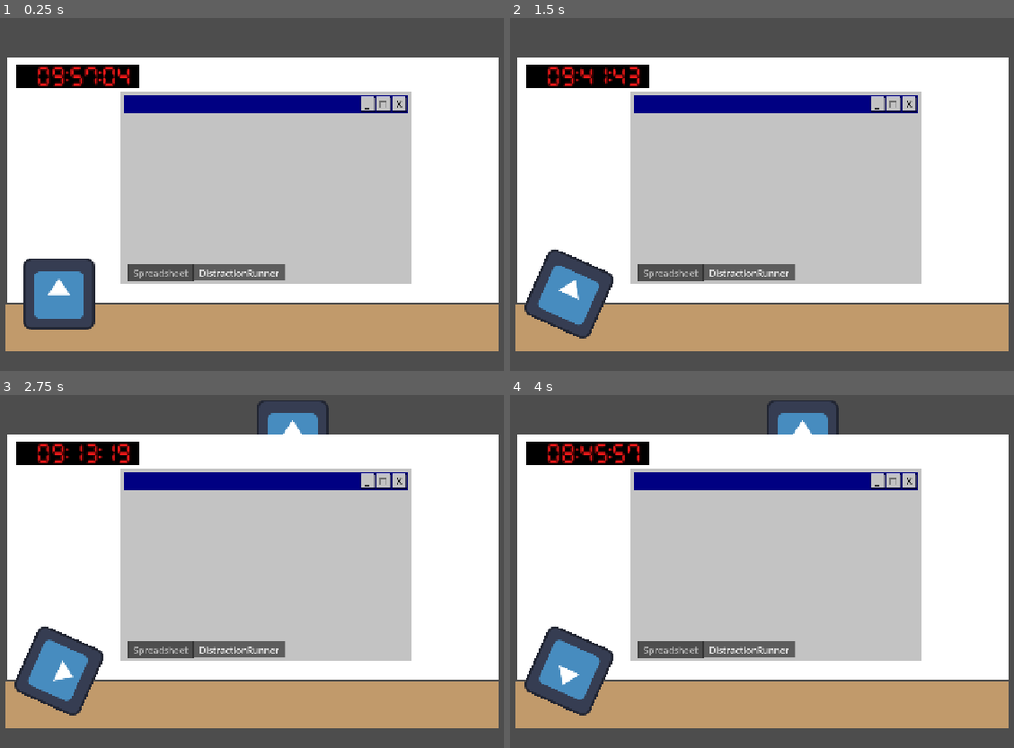
Above: before the commit, frames 1-4 (two rows, left to right).
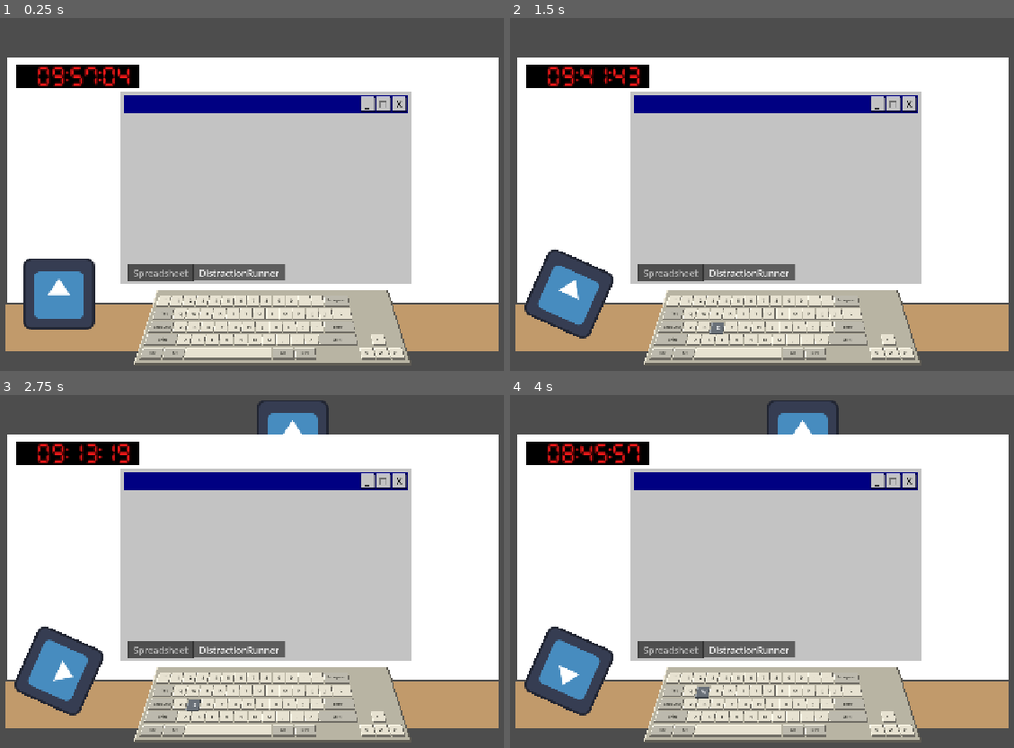
Above: after the commit, the same moments.

Repository: Jelleas/gmtk-2026
Game: Godot game, scene res://src/office/office.tscn
The game is run twice, just before and just after one commit, with the same random seed, the same clock (stepped at 60 frames per second) and the same inputs. This scene is started directly instead of the project's main scene. The engine's default icon, where the game draws it, is replaced by a stand-in: a white triangle on a blue panel in a dark square.
Inputs (mouse positions are in pixels of both pictures, inside the frame that each line leads up to):
- Up to frame 1 (0.25 s): no input
- Up to frame 2 (1.5 s): click "X" at 0.5 s; tap Enter at 1.25 s; move the mouse to (570, 293) at 1.27 s; hold D from 1.28 s (still down); tap 0 at 1.35 s; click (570, 293) at 1.42 s
- Up to frame 3 (2.75 s): tap 1 at 1.55, 2.1 s; move the mouse to (105, 585) at 2.02 s; release D at 2.03 s; hold S from 2.03 s (still down); tap 2 at 2.3 s
- Up to frame 4 (4 s): move the mouse to (832, 476) at 2.77 s; release S at 2.78 s; hold D 2.78-3.53 s; tap 2 at 2.85 s; tap 3 at 3.05, 3.6 s; move the mouse to (726, 649) at 3.52 s; hold W from 3.53 s (still down); click (726, 649) at 3.67 s; tap 4 at 3.8 s

The runs differ from the first frame. In frame 1, 10% of the frame differs, in the area x 26-82%, y 77-99%; in frame 2, 10%; in frame 3, 10%; in frame 4, 10%.

Commit message:
add keyboard that mimics inputs

Diff:
--- /dev/null
+++ b/src/keyboard/keyboard.gd
@@ -0,0 +1,246 @@
+extends Node2D
+
+const KEY_SIZE := Vector2(40.0, 38.0)
+const KEY_GAP := 4.0
+const KEY_PRESS_OFFSET := 3.0
+const FONT_SIZE := 16
+const KEY_CAP_DEPTH := 5.0
+const PERSPECTIVE_TOP_SCALE := 0.85
+const PERSPECTIVE_DEPTH_SCALE := 0.92
+const FRONT_LIP_DEPTH := 8.0
+
+const BODY_COLOR := Color("b8b4a3")
+const BODY_HIGHLIGHT_COLOR := Color("ebe5d2")
+const BODY_SHADOW_COLOR := Color("5e5b53")
+const KEY_COLOR := Color("e7e2d1")
+const MODIFIER_KEY_COLOR := Color("bcb9ad")
+const KEY_HIGHLIGHT_COLOR := Color("fffbea")
+const KEY_SHADOW_COLOR := Color("706d65")
+const KEY_TEXT_COLOR := Color("292923")
+const PRESSED_KEY_COLOR := Color("697078")
+const PRESSED_KEY_HIGHLIGHT_COLOR := Color("9aa1a7")
+const PRESSED_KEY_SHADOW_COLOR := Color("3e4348")
+const PRESSED_KEY_TEXT_COLOR := Color("ffffff")
+
+var keys: Array[Dictionary] = []
+var pressed_keys: Dictionary = {}
+var keyboard_size := Vector2.ZERO
+
+
+func _ready() -> void:
+	_build_layout()
+	queue_redraw()
+
+
+func _unhandled_key_input(event: InputEvent) -> void:
+	var key_event := event as InputEventKey
+	if key_event == null:
+		return
+
+	var key_id := _key_id_for_event(key_event)
+	if key_id.is_empty():
+		return
+
+	pressed_keys[key_id] = event.pressed
+	queue_redraw()
+
+
+func _draw() -> void:
+	if keys.is_empty():
+		return
+
+	var body_rect := Rect2(Vector2(-16.0, -18.0), keyboard_size + Vector2(32.0, 32.0))
+	var body_quad := _project_rect(body_rect)
+	body_quad[0].x += 8.0 # Top-left inward.
+	body_quad[1].x -= 8.0 # Top-right inward.
+	var front_lip := PackedVector2Array([
+		body_quad[3],
+		body_quad[2],
+		body_quad[2] + Vector2(4.0, FRONT_LIP_DEPTH),
+		body_quad[3] + Vector2(-4.0, FRONT_LIP_DEPTH),
+	])
+	draw_colored_polygon(front_lip, BODY_SHADOW_COLOR)
+	draw_colored_polygon(body_quad, BODY_COLOR)
+	draw_line(body_quad[0], body_quad[1], BODY_HIGHLIGHT_COLOR, 3.0)
+	draw_line(body_quad[0], body_quad[3], BODY_HIGHLIGHT_COLOR, 3.0)
+	draw_line(body_quad[3], body_quad[2], BODY_SHADOW_COLOR, 4.0)
+	draw_line(body_quad[2], body_quad[1], BODY_SHADOW_COLOR, 4.0)
+
+	var font := ThemeDB.fallback_font
+	for key in keys:
+		var is_pressed: bool = pressed_keys.get(key.id, false)
+		var rect: Rect2 = key.rect
+		if is_pressed:
+			rect.position.y += KEY_PRESS_OFFSET
+
+		var key_color: Color = PRESSED_KEY_COLOR if is_pressed else (MODIFIER_KEY_COLOR if _is_modifier(key.id) else KEY_COLOR)
+		var highlight_color: Color = PRESSED_KEY_HIGHLIGHT_COLOR if is_pressed else KEY_HIGHLIGHT_COLOR
+		var shadow_color: Color = PRESSED_KEY_SHADOW_COLOR if is_pressed else KEY_SHADOW_COLOR
+		var cap_rect := Rect2(rect.position, Vector2(rect.size.x, rect.size.y - KEY_CAP_DEPTH))
+		var key_quad := _project_rect(rect)
+		var cap_quad := _project_rect(cap_rect)
+		draw_colored_polygon(key_quad, shadow_color)
+		draw_colored_polygon(cap_quad, key_color)
+		draw_line(cap_quad[0], cap_quad[1], highlight_color, 2.0)
+		draw_line(cap_quad[0], cap_quad[3], highlight_color, 2.0)
+		draw_line(cap_quad[3], cap_quad[2], shadow_color, 2.0)
+		draw_line(cap_quad[2], cap_quad[1], shadow_color, 2.0)
+
+		var base_font_size := 12 if key.label.length() > 2 else FONT_SIZE
+		var font_size := maxi(10, roundi(base_font_size * _perspective_scale(rect.get_center().y)))
+		var projected_height := cap_quad[3].y - cap_quad[0].y
+		var text_y := cap_quad[0].y + (projected_height + font_size) * 0.5 - 2.0
+		draw_string(font, Vector2(cap_quad[0].x, text_y), key.label, HORIZONTAL_ALIGNMENT_CENTER, cap_quad[1].x - cap_quad[0].x, font_size, PRESSED_KEY_TEXT_COLOR if is_pressed else KEY_TEXT_COLOR)
+
+
+func _project_rect(rect: Rect2) -> PackedVector2Array:
+	return PackedVector2Array([
+		_project_point(rect.position),
+		_project_point(Vector2(rect.end.x, rect.position.y)),
+		_project_point(rect.end),
+		_project_point(Vector2(rect.position.x, rect.end.y)),
+	])
+
+
+func _project_point(point: Vector2) -> Vector2:
+	var scale := _perspective_scale(point.y)
+	var center_x := keyboard_size.x * 0.5
+	return Vector2(center_x + (point.x - center_x) * scale, point.y * PERSPECTIVE_DEPTH_SCALE)
+
+
+func _perspective_scale(y: float) -> float:
+	var depth := clampf(y / keyboard_size.y, 0.0, 1.0)
+	return lerpf(PERSPECTIVE_TOP_SCALE, 1.0, depth)
+
+
+func _build_layout() -> void:
+	keys.clear()
+	keyboard_size = Vector2.ZERO
+	_add_row(["GRAVE", "1", "2", "3", "4", "5", "6", "7", "8", "9", "0", "MINUS", "EQUAL", "BACKSPACE"], 0.0, 0.0, [1.0, 1.0, 1.0, 1.0, 1.0, 1.0, 1.0, 1.0, 1.0, 1.0, 1.0, 1.0, 1.0, 2.0])
+	_add_row(["TAB", "Q", "W", "E", "R", "T", "Y", "U", "I", "O", "P", "LEFT_BRACKET", "RIGHT_BRACKET", "BACKSLASH"], 0.0, 1.0, [1.5, 1.0, 1.0, 1.0, 1.0, 1.0, 1.0, 1.0, 1.0, 1.0, 1.0, 1.0, 1.0, 1.5])
+	_add_row(["CAPS_LOCK", "A", "S", "D", "F", "G", "H", "J", "K", "L", "SEMICOLON", "APOSTROPHE", "ENTER"], 0.0, 2.0, [1.75, 1.0, 1.0, 1.0, 1.0, 1.0, 1.0, 1.0, 1.0, 1.0, 1.0, 1.0, 2.25])
+	_add_row(["SHIFT", "Z", "X", "C", "V", "B", "N", "M", "COMMA", "PERIOD", "SLASH", "SHIFT"], 0.0, 3.0, [2.25, 1.0, 1.0, 1.0, 1.0, 1.0, 1.0, 1.0, 1.0, 1.0, 1.0, 2.75])
+	_add_row(["CONTROL", "ALT", "SPACE", "ALT", "CONTROL"], 0.0, 4.0, [1.5, 1.5, 6.0, 1.5, 1.5])
+	_add_key("UP", 16.0, 3.0)
+	_add_key("LEFT", 15.0, 4.0)
+	_add_key("DOWN", 16.0, 4.0)
+	_add_key("RIGHT", 17.0, 4.0)
+
+	for key in keys:
+		keyboard_size.x = maxf(keyboard_size.x, key.rect.end.x)
+		keyboard_size.y = maxf(keyboard_size.y, key.rect.end.y)
+
+
+func _add_row(labels: Array[String], start_x: float, row: float, widths: Array[float] = []) -> void:
+	var x := start_x
+	for index in labels.size():
+		var width := widths[index] if not widths.is_empty() else 1.0
+		_add_key(labels[index], x, row, width)
+		x += width
+
+
+func _add_key(key_id: String, x_units: float, y_units: float, width_units := 1.0) -> void:
+	var width := KEY_SIZE.x * width_units + KEY_GAP * (width_units - 1.0)
+	var position := Vector2(x_units * (KEY_SIZE.x + KEY_GAP), y_units * (KEY_SIZE.y + KEY_GAP))
+	keys.append({
+		"id": key_id,
+		"label": _label_for_key(key_id),
+		"rect": Rect2(position, Vector2(width, KEY_SIZE.y)),
+	})
+
+
+func _key_id_for_event(event: InputEventKey) -> String:
+	var keycode := event.physical_keycode if event.physical_keycode != KEY_NONE else event.keycode
+	match keycode:
+		KEY_QUOTELEFT: return "GRAVE"
+		KEY_0: return "0"
+		KEY_1: return "1"
+		KEY_2: return "2"
+		KEY_3: return "3"
+		KEY_4: return "4"
+		KEY_5: return "5"
+		KEY_6: return "6"
+		KEY_7: return "7"
+		KEY_8: return "8"
+		KEY_9: return "9"
+		KEY_MINUS: return "MINUS"
+		KEY_EQUAL: return "EQUAL"
+		KEY_BACKSPACE: return "BACKSPACE"
+		KEY_TAB: return "TAB"
+		KEY_A: return "A"
+		KEY_B: return "B"
+		KEY_C: return "C"
+		KEY_D: return "D"
+		KEY_E: return "E"
+		KEY_F: return "F"
+		KEY_G: return "G"
+		KEY_H: return "H"
+		KEY_I: return "I"
+		KEY_J: return "J"
+		KEY_K: return "K"
+		KEY_L: return "L"
+		KEY_M: return "M"
+		KEY_N: return "N"
+		KEY_O: return "O"
+		KEY_P: return "P"
+		KEY_Q: return "Q"
+		KEY_R: return "R"
+		KEY_S: return "S"
+		KEY_T: return "T"
+		KEY_U: return "U"
+		KEY_V: return "V"
+		KEY_W: return "W"
+		KEY_X: return "X"
+		KEY_Y: return "Y"
+		KEY_Z: return "Z"
+		KEY_BRACKETLEFT: return "LEFT_BRACKET"
+		KEY_BRACKETRIGHT: return "RIGHT_BRACKET"
+		KEY_BACKSLASH: return "BACKSLASH"
+		KEY_CAPSLOCK: return "CAPS_LOCK"
+		KEY_SEMICOLON: return "SEMICOLON"
+		KEY_APOSTROPHE: return "APOSTROPHE"
+		KEY_ENTER: return "ENTER"
+		KEY_COMMA: return "COMMA"
+		KEY_PERIOD: return "PERIOD"
+		KEY_SLASH: return "SLASH"
+		KEY_SHIFT: return "SHIFT"
+		KEY_ALT: return "ALT"
+		KEY_CTRL: return "CONTROL"
+		KEY_SPACE: return "SPACE"
+		KEY_UP: return "UP"
+		KEY_DOWN: return "DOWN"
+		KEY_LEFT: return "LEFT"
+		KEY_RIGHT: return "RIGHT"
+	return ""
+
+
+func _label_for_key(key_id: String) -> String:
+	match key_id:
+		"GRAVE": return "`"
+		"MINUS": return "-"
+		"EQUAL": return "="
+		"BACKSPACE": return "Backspace"
+		"TAB": return "Tab"
+		"LEFT_BRACKET": return "["
+		"RIGHT_BRACKET": return "]"
+		"BACKSLASH": return "\\"
+		"CAPS_LOCK": return "Caps Lock"
+		"SEMICOLON": return ";"
+		"APOSTROPHE": return "'"
+		"ENTER": return "Enter"
+		"COMMA": return ","
+		"PERIOD": return "."
+		"SLASH": return "/"
+		"SHIFT": return "Shift"
+		"ALT": return "Alt"
+		"CONTROL": return "Ctrl"
+		"SPACE": return ""
+		"UP": return "^"
+		"DOWN": return "v"
+		"LEFT": return "<"
+		"RIGHT": return ">"
+	return key_id
+
+
+func _is_modifier(key_id: String) -> bool:
+	return key_id in ["TAB", "CAPS_LOCK", "SHIFT", "CONTROL", "ALT", "BACKSPACE", "ENTER"]
--- /dev/null
+++ b/src/keyboard/keyboard.tscn
@@ -0,0 +1,6 @@
+[gd_scene format=3 uid="uid://do1n2ahu8dm8u"]
+
+[ext_resource type="Script" uid="uid://rxd0l1kd251h" path="res://src/keyboard/keyboard.gd" id="1_keyboard"]
+
+[node name="Keyboard" type="Node2D" unique_id=1045196519]
+script = ExtResource("1_keyboard")
--- a/src/office/office.tscn
+++ b/src/office/office.tscn
@@ -5,6 +5,7 @@
 [ext_resource type="PackedScene" uid="uid://drnwmmcdl4ifr" path="res://src/boss/boss.tscn" id="3_jfxul"]
 [ext_resource type="PackedScene" uid="uid://dolb7fbje0brd" path="res://src/clock/clock.tscn" id="4_yltk5"]
 [ext_resource type="PackedScene" uid="uid://pnkt02rak0tl" path="res://src/computer/computer.tscn" id="5_jfxul"]
+[ext_resource type="PackedScene" uid="uid://do1n2ahu8dm8u" path="res://src/keyboard/keyboard.tscn" id="6_yltk5"]
 
 [node name="Office" type="Node2D" unique_id=1406735297]
 script = ExtResource("1_6infj")
@@ -49,3 +50,7 @@
 
 [node name="Computer" parent="Screen/SubViewport" unique_id=545264087 instance=ExtResource("5_jfxul")]
 position = Vector2(40, -25)
+
+[node name="Keyboard" parent="." unique_id=1045196519 instance=ExtResource("6_yltk5")]
+position = Vector2(441, 549)
+scale = Vector2(0.6, 0.6)
Not shown, added: src/keyboard/keyboard.gd.uid
